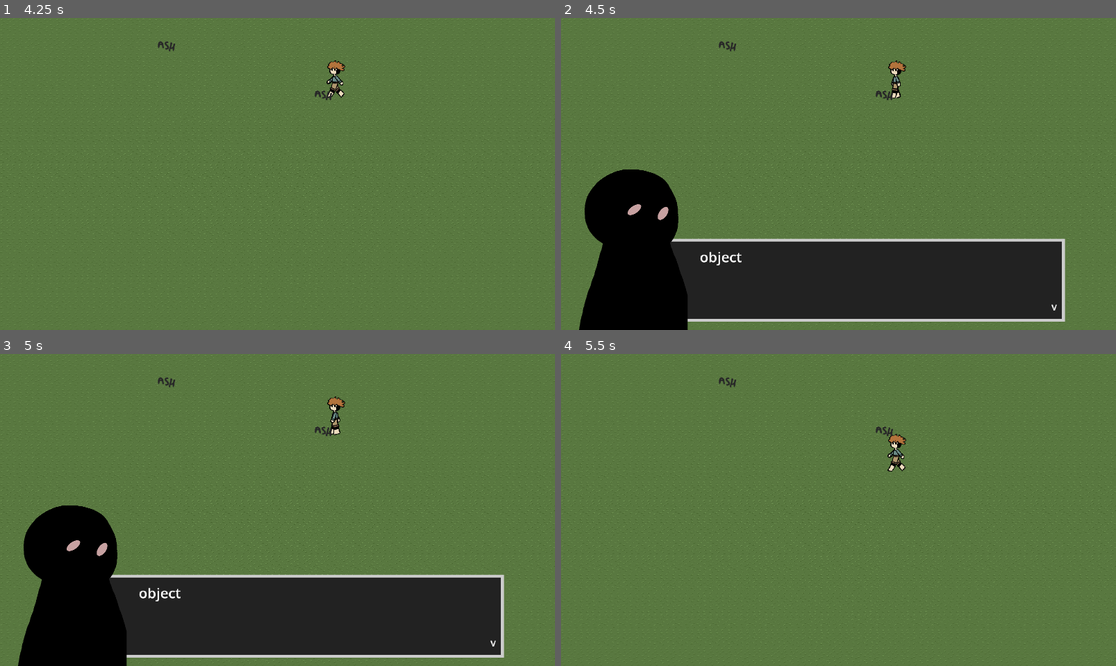
Above: before the commit, frames 1-4 (two rows, left to right).
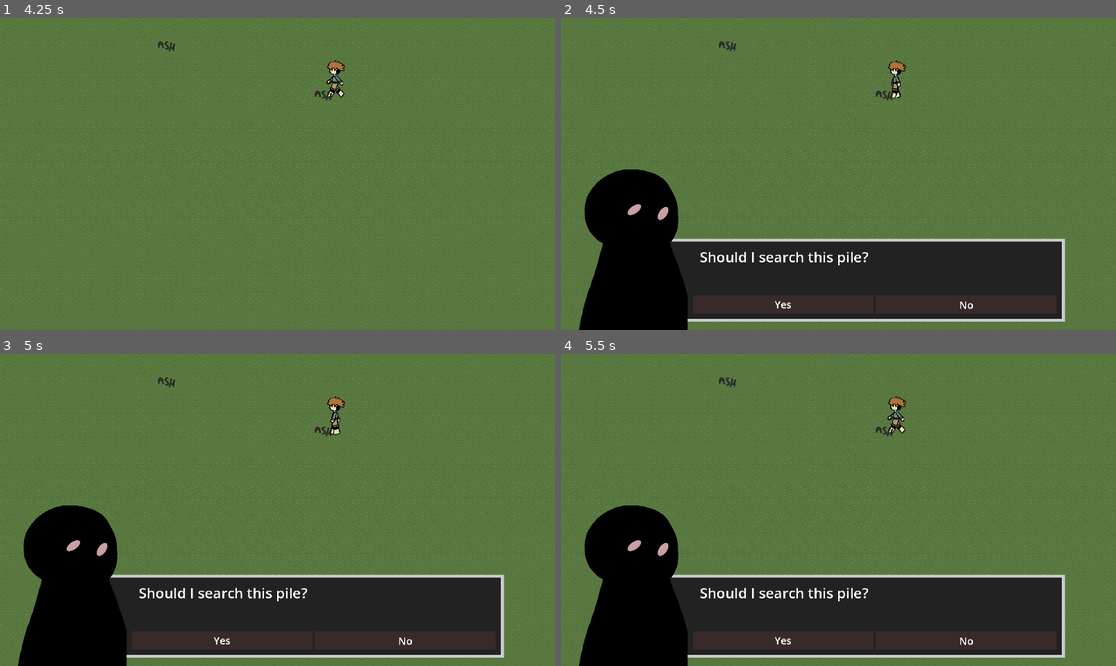
Above: after the commit, the same moments.

Repository: Robin-Bareham/GJ26-GrowSomethingNew
Game: Godot game, scene res://Scenes/grove.tscn
Same seed, same stepped clock (60 frames per second), same inputs: the game is played once before the commit and once after it. This scene is started directly instead of the project's main scene.
Inputs (mouse positions are in pixels of both pictures, inside the frame that each line leads up to):
- Up to frame 1 (4.25 s): tap Enter at 0.5 s; move the mouse to (399, 158) at 0.52 s; hold D (walk_right) 0.53-1.28 s; hold Z (interact) 0.53-1.28 s; move the mouse to (166, 189) at 1.27 s; hold S (walk_down) 1.28-2.03 s; tap Z (interact) at 1.35, 2.85 s; move the mouse to (333, 105) at 2.02 s; hold D (walk_right) 2.03-2.78 s; hold Z (interact) 2.03-2.78 s; move the mouse to (249, 236) at 2.77 s; hold W (walk_up) 2.78-3.53 s; move the mouse to (444, 220) at 3.52 s; hold Left (walk_left) from 3.53 s (still down); hold Z (interact) from 3.53 s (still down)
- Up to frame 2 (4.5 s): keep holding Left (walk_left); move the mouse to (672, 127) at 4.27 s; release Z (interact) at 4.28 s; tap Z (interact) at 4.35 s
- Up to frame 3 (5 s): keep holding Left (walk_left)
- Up to frame 4 (5.5 s): tap Space at 5 s; move the mouse to (866, 510) at 5.02 s; release Left (walk_left) at 5.03 s; hold S (walk_down) from 5.03 s (still down); hold Z (interact) from 5.03 s (still down)

Frame 1 is identical in both runs. In frame 2, 0.5% of the frame differs, in the area x 25-90%, y 74-94%; in frame 3, 0.5%; in frame 4, 27%, in the area x 3-91%, y 13-100%.

Commit message:
Successful transition between pile and minigame

Diff:
--- a/Scenes/Main.tscn
+++ b/Scenes/Main.tscn
@@ -36,6 +36,5 @@
 shape = SubResource("RectangleShape2D_v1gob")
 
 [node name="DialogueBox" parent="." instance=ExtResource("4_rgh2o")]
-visible = false
 
 [connection signal="body_entered" from="ToGrove" to="." method="_on_to_grove_body_entered"]
--- a/Scenes/grove.tscn
+++ b/Scenes/grove.tscn
@@ -1,10 +1,11 @@
-[gd_scene load_steps=6 format=4 uid="uid://dkkyfvqf35c0b"]
+[gd_scene load_steps=7 format=4 uid="uid://dkkyfvqf35c0b"]
 
 [ext_resource type="TileSet" uid="uid://dg5ratrdincof" path="res://Assets/Styles/temp_tiles.tres" id="1_0a58k"]
 [ext_resource type="PackedScene" uid="uid://b4f1xuf74cag6" path="res://Scenes/player.tscn" id="1_2fjvt"]
 [ext_resource type="Script" uid="uid://q8xk1303vajw" path="res://Scripts/main.gd" id="1_uwyuk"]
 [ext_resource type="PackedScene" uid="uid://ddftgguhn3vko" path="res://Scenes/dialogue_box.tscn" id="2_0a58k"]
 [ext_resource type="PackedScene" uid="uid://cmemw2wsuy5ug" path="res://Assets/Prefabs/InteractingObjects/Pile.tscn" id="5_21kdw"]
+[ext_resource type="PackedScene" uid="uid://cqqgdlvutgwu7" path="res://Scenes/minigame.tscn" id="6_hkomy"]
 
 [node name="Grove" type="Node2D"]
 script = ExtResource("1_uwyuk")
@@ -25,3 +26,6 @@
 [node name="Pile2" parent="." instance=ExtResource("5_21kdw")]
 position = Vector2(1098, 277)
 v_object_name = "Object"
+
+[node name="minigame" parent="." instance=ExtResource("6_hkomy")]
+visible = false
--- /dev/null
+++ b/Scenes/minigame.tscn
@@ -0,0 +1,114 @@
+[gd_scene load_steps=6 format=3 uid="uid://cqqgdlvutgwu7"]
+
+[ext_resource type="Texture2D" uid="uid://b18sig8yvus7" path="res://Assets/TempAssets/temp_obj.png" id="1_iqey4"]
+[ext_resource type="Texture2D" uid="uid://ce7cv35qufisi" path="res://Assets/TempAssets/temp_leaf1.png" id="1_s7wve"]
+[ext_resource type="Script" uid="uid://kkfkpe72cogu" path="res://Scripts/minigameobject.gd" id="2_5bepb"]
+[ext_resource type="Texture2D" uid="uid://brn8h7p18rfwy" path="res://Assets/TempAssets/temp_leaf2.png" id="4_id8w1"]
+[ext_resource type="Texture2D" uid="uid://dfcps1tf8g2qu" path="res://Assets/TempAssets/temp_leaf3.png" id="5_yx24v"]
+
+[node name="minigame" type="CanvasLayer"]
+
+[node name="ColorRect" type="ColorRect" parent="."]
+anchors_preset = 15
+anchor_right = 1.0
+anchor_bottom = 1.0
+grow_horizontal = 2
+grow_vertical = 2
+color = Color(0.302229, 0.364211, 0.181348, 1)
+
+[node name="Goal" type="Sprite2D" parent="."]
+position = Vector2(961, 534)
+scale = Vector2(1.77642, 1.80081)
+texture = ExtResource("1_iqey4")
+script = ExtResource("2_5bepb")
+
+[node name="Button" type="Button" parent="Goal"]
+self_modulate = Color(1, 1, 1, 0)
+anchors_preset = -1
+anchor_left = 0.000430906
+anchor_right = 0.99161
+anchor_bottom = 1.008
+offset_left = -123.106
+offset_top = -122.0
+offset_right = -122.936
+offset_bottom = -122.968
+grow_horizontal = 2
+grow_vertical = 2
+metadata/_edit_use_anchors_ = true
+
+[node name="Leaf" type="Sprite2D" parent="."]
+position = Vector2(826, 474)
+scale = Vector2(2.10976, 2.18699)
+texture = ExtResource("1_s7wve")
+script = ExtResource("2_5bepb")
+
+[node name="Button" type="Button" parent="Leaf"]
+self_modulate = Color(1, 1, 1, 0)
+anchors_preset = -1
+anchor_left = -0.00769918
+anchor_right = 1.016
+anchor_bottom = 1.008
+offset_left = -123.106
+offset_top = -122.0
+offset_right = -122.936
+offset_bottom = -122.968
+grow_horizontal = 2
+grow_vertical = 2
+metadata/_edit_use_anchors_ = true
+
+[node name="Leaf2" type="Sprite2D" parent="."]
+position = Vector2(1281, 601)
+scale = Vector2(2.55691, 2.58537)
+texture = ExtResource("4_id8w1")
+script = ExtResource("2_5bepb")
+
+[node name="Button" type="Button" parent="Leaf2"]
+self_modulate = Color(1, 1, 1, 0)
+anchors_preset = -1
+anchor_left = -0.00769918
+anchor_right = 1.016
+anchor_bottom = 1.008
+offset_left = -123.106
+offset_top = -122.0
+offset_right = -122.936
+offset_bottom = -122.968
+grow_horizontal = 2
+grow_vertical = 2
+metadata/_edit_use_anchors_ = true
+
+[node name="Stick" type="Sprite2D" parent="."]
+position = Vector2(925, 607)
+scale = Vector2(2.2439, 2.36179)
+texture = ExtResource("5_yx24v")
+script = ExtResource("2_5bepb")
+
+[node name="Button" type="Button" parent="Stick"]
+self_modulate = Color(1, 1, 1, 0)
+anchors_preset = -1
+anchor_left = -0.089
+anchor_right = 1.016
+anchor_bottom = 1.008
+offset_left = -123.106
+offset_top = -122.0
+offset_right = -122.936
+offset_bottom = -122.968
+grow_horizontal = 2
+grow_vertical = 2
+metadata/_edit_use_anchors_ = true
+
+[connection signal="button_down" from="Goal/Button" to="Goal" method="_on_button_button_down"]
+[connection signal="button_up" from="Goal/Button" to="Goal" method="_on_button_button_up"]
+[connection signal="mouse_entered" from="Goal/Button" to="Goal" method="_on_button_mouse_entered"]
+[connection signal="mouse_exited" from="Goal/Button" to="Goal" method="_on_button_mouse_exited"]
+[connection signal="button_down" from="Leaf/Button" to="Leaf" method="_on_button_button_down"]
+[connection signal="button_up" from="Leaf/Button" to="Leaf" method="_on_button_button_up"]
+[connection signal="mouse_entered" from="Leaf/Button" to="Leaf" method="_on_button_mouse_entered"]
+[connection signal="mouse_exited" from="Leaf/Button" to="Leaf" method="_on_button_mouse_exited"]
+[connection signal="button_down" from="Leaf2/Button" to="Leaf2" method="_on_button_button_down"]
+[connection signal="button_up" from="Leaf2/Button" to="Leaf2" method="_on_button_button_up"]
+[connection signal="mouse_entered" from="Leaf2/Button" to="Leaf2" method="_on_button_mouse_entered"]
+[connection signal="mouse_exited" from="Leaf2/Button" to="Leaf2" method="_on_button_mouse_exited"]
+[connection signal="button_down" from="Stick/Button" to="Stick" method="_on_button_button_down"]
+[connection signal="button_up" from="Stick/Button" to="Stick" method="_on_button_button_up"]
+[connection signal="mouse_entered" from="Stick/Button" to="Stick" method="_on_button_mouse_entered"]
+[connection signal="mouse_exited" from="Stick/Button" to="Stick" method="_on_button_mouse_exited"]
--- a/Scripts/all_dia.gd
+++ b/Scripts/all_dia.gd
@@ -11,3 +11,7 @@
 	"Empty" : [["tempI",0,"nada","v"]],
 	"Object" : [["tempI",0,"object","v"]]
 }
+
+var pile_dic = {
+	"pile" : [["tempI",1,"Should I search this pile?",">","Yes","No"]]
+}
--- a/Scripts/dialogue_box.gd
+++ b/Scripts/dialogue_box.gd
@@ -22,6 +22,7 @@
 var v_opt1 = false
 var v_opt2 = false
 var v_opt_active = false
+var v_dia_type
 
 #What it can receive from
 @onready var v_interaction_hb = get_tree().current_scene.get_node("Player").get_node("Interaction_HB")
@@ -58,7 +59,10 @@
 	AllDia.dia_open = true
 	GlobalScript.can_move = false
 	#Get the lines of dialogue related to the object
-	v_current_dialogue = AllDia.dia_dic[object]
+	if(v_dia_type == 0):
+		v_current_dialogue = AllDia.dia_dic[object]
+	else:
+		v_current_dialogue = AllDia.pile_dic["pile"]
 	v_box_container.show()
 	v_currently_active = true
 	pass
@@ -78,6 +82,14 @@
 				v_option_container.hide()
 				#Show the current dialogue
 				#Jump to the line as stated in pos 6 (opt 1) and 7 (opt2)
+				if(v_dia_type == 1):
+					if(v_opt2):
+						hideBox()
+						return
+					else:
+						hideBox()
+						GlobalScript.activating_minigame = true
+						return
 				var indexJump
 				if(v_opt2):
 					indexJump = v_current_dialogue[v_current_line][7]
@@ -163,15 +175,9 @@
 func receiveNode(type: Node2D):
 	v_current_node = type
 
-func boxActivated(type: String):
+func boxActivated(type: String, dia: int):
 
 	if(!v_currently_active):
+		v_dia_type = dia
 		showBox(type)
 		nextLine(-1)
-	else:
-		hideBox()
-
-func scriptActivate(type: String):
-	if(!v_currently_active):
-		showBox(type)
-		nextLine(-1)
--- a/Scripts/global_script.gd
+++ b/Scripts/global_script.gd
@@ -3,6 +3,9 @@
 var can_move = true
 enum gameState{MENU,GAME,PAUSE,PUZZLE}
 var currentState: gameState
+
+var minigame_active = false
+var activating_minigame = false
 
 # Possible scenes: woods, grove
 var current_scene = "woods"
--- a/Scripts/interaction_hitbox.gd
+++ b/Scripts/interaction_hitbox.gd
@@ -2,10 +2,11 @@
 
 var v_interractable_list = []
 var area_root
+var v_in_search = false
 
 @onready var v_dialogue_box = get_tree().current_scene.get_node("DialogueBox")
 
-signal dialogue_activation(type: String)
+signal dialogue_activation(type: String, dia: int)
 signal send_object(type: Node2D)
 
 
@@ -23,14 +24,17 @@
 			GlobalScript.gameState.GAME:
 				if(v_interractable_list.size() != 0 && AllDia.dia_open == false):
 					#Sending signals to dialogue box
-					dialogue_activation.emit(v_interractable_list[0]) #Dialogue
+					if(v_in_search):
+						dialogue_activation.emit(v_interractable_list[0],1)
+					else:
+						dialogue_activation.emit(v_interractable_list[0],0) #Dialogue
 					send_object.emit(area_root) #Object
 
 func _on_area_entered(area: Area2D) -> void:
 	area_root = area.get_parent().get_parent()
-	if(area_root.is_in_group("search") && area.is_visible_in_tree()):
-		#Activate Minigame
-		pass
+	v_in_search = false
+	if(area_root.is_in_group("search")):
+		v_in_search = true
 	#Is it an interactable??
 	if(area_root.is_in_group("interactables") && area.is_visible_in_tree()):
 		area_root.setInteractable(true)
--- a/Scripts/main.gd
+++ b/Scripts/main.gd
@@ -1,7 +1,9 @@
 extends Node2D
 
 @onready var dia_ui = $DialogueBox
+@onready var mini_ui = $minigame
 @onready var player = $Player
+
 
 func _ready():
 	GlobalScript.currentState = GlobalScript.gameState.GAME
@@ -18,6 +20,8 @@
 
 func _process(delta):
 	keyInputs()
+	if(GlobalScript.activating_minigame):
+		activateMinigame()
 
 func keyInputs():
 	GlobalScript.interact = 0
@@ -34,6 +38,13 @@
 		if(AllDia.dia_open):
 			GlobalScript.choose = 1
 
+func activateMinigame():
+	mini_ui.show()
+
+
+func deactivateMinigame():
+	mini_ui.hide()
+
 func _on_to_grove_body_entered(body: Node2D) -> void:
 	if(body.has_method("player")):
 		if(GlobalScript.items["Blindfold"]):
@@ -42,6 +53,6 @@
 			GlobalScript.change_scene()
 		else:
 			AllDia.scripted = true
-			dia_ui.scriptActivate("NoBF")
+			dia_ui.boxActivated("NoBF",0)
 			player.position.x = GlobalScript.p_nobf_px
 			player.position.y = GlobalScript.p_nobf_py
--- /dev/null
+++ b/Scripts/minigameobject.gd
@@ -0,0 +1,26 @@
+extends Sprite2D
+
+#From tutorial: https://youtu.be/3ThOxFZcie0?si=0gFSxajLTfjF_iE2
+
+var v_dragging = false
+var v_offset = Vector2(0,0)
+
+func _process(delta):
+	if(v_dragging):
+		position = get_global_mouse_position() - v_offset
+
+func _on_button_button_down() -> void:
+	v_dragging = true
+	v_offset = get_global_mouse_position() - global_position
+
+
+func _on_button_button_up() -> void:
+	v_dragging = false
+
+
+func _on_button_mouse_entered() -> void:
+	pass #Highlight object
+
+
+func _on_button_mouse_exited() -> void:
+	pass #Unhighlight object
Binary file added: Assets/TempAssets/temp_leaf1.png
Not shown, added: Assets/TempAssets/temp_leaf1.png.import
Binary file added: Assets/TempAssets/temp_leaf2.png
Not shown, added: Assets/TempAssets/temp_leaf2.png.import
Binary file added: Assets/TempAssets/temp_leaf3.png
Not shown, added: Assets/TempAssets/temp_leaf3.png.import
Binary file added: Assets/TempAssets/temp_obj.png
Not shown, added: Assets/TempAssets/temp_obj.png.import
Not shown, added: Scripts/minigameobject.gd.uid
